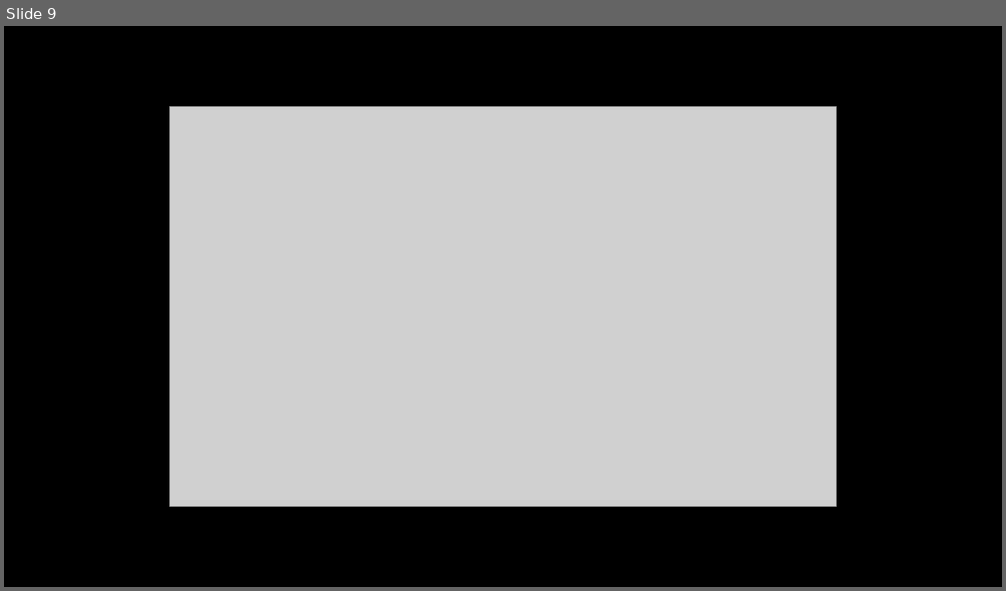
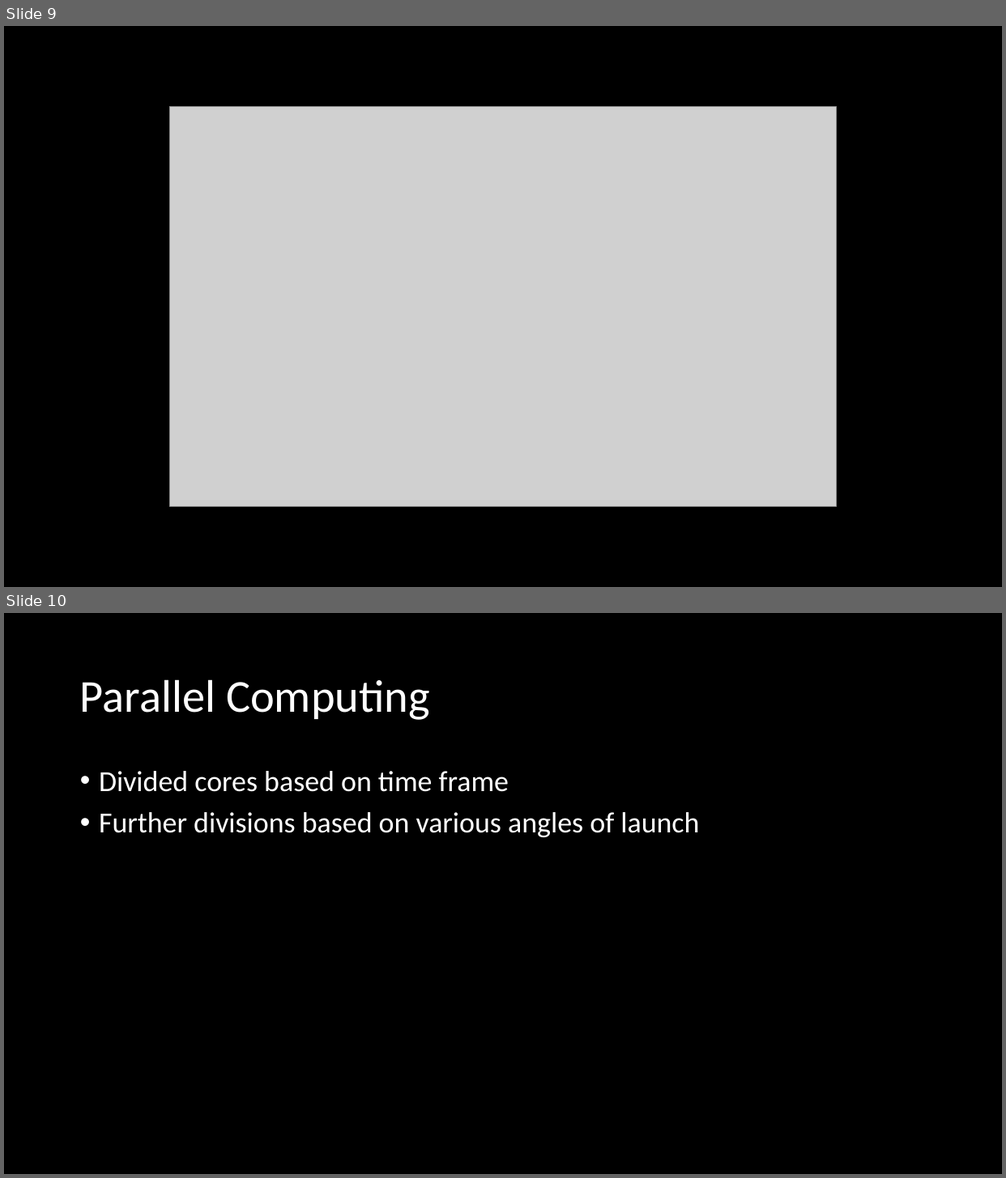
Before and after one commit to tjresearch/research-junyan, a slide deck: Presentation/Junyan_Peng_Presentation.pptx. Shown one above the other, each under a label of ours: slide 9 before the commit, slides 9 and 10 after it. The pictures are 1006x591 and 1006x1178 pixels, drawn with LibreOffice and Linux fonts; fonts in the diff are those of the drawing; grey boxes stand for pictures; background and template pictures are left out. Boxes give left, top, right and bottom in pixels: in the first picture for what was removed or moved away, otherwise in the second. Text is boxed around its words. In the diff, an @@ line names an element or a change of style, - is before the commit and + after.

Commit message:
final touchups before parallel

```diff
--- a/Presentation/Junyan_Peng_Presentation.pptx
+++ b/Presentation/Junyan_Peng_Presentation.pptx
@@ slide 10 added at [4, 613, 1002, 1174], background picture (left out) @@
@@ title added at [80, 679, 430, 720], 44 pt, text #FFFFFF @@
+Parallel Computing
@@ text added at [99, 771, 699, 837], 28 pt, text #FFFFFF @@
+• Divided cores based on time frame
+• Further divisions based on various angles of launch
```
Also in this commit, not shown: 3 slides changed, 2 other slides added, 6 other files.
